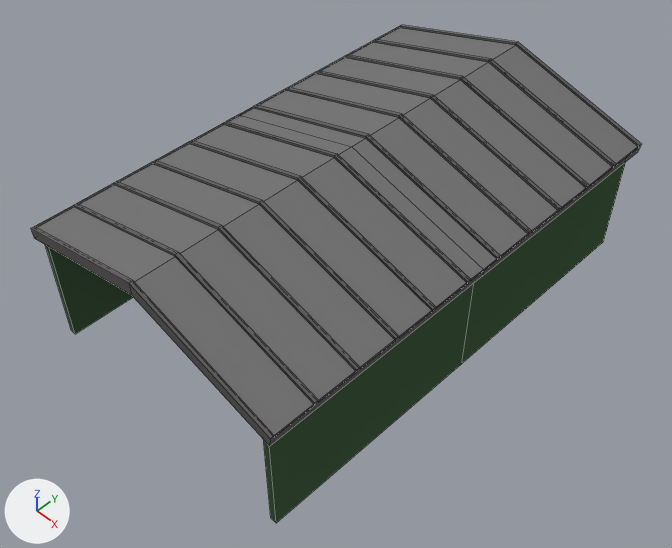
The Blender file Assets/Models/SASBuildings.blend, before and after one commit.
Before and after are seen from a 50 mm camera at (5.06, -5.28, 7.31) aimed at (0.18, -0.4, 0.36). Lighting does not change. The marker at lower left points along +X, +Y and +Z. Mesh edges are drawn as thin lines. The same objects are shown in both versions, whatever each file hides.
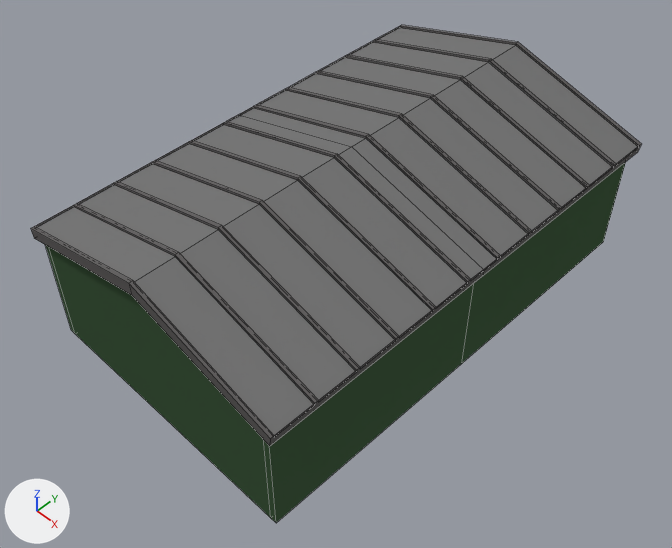
The change, as a list of edits to the scene's bpy script:
```text
Add me_cube_014:
    me_cube_014.from_pydata([(-1.55, -2.6, -0.21), (-1.55, -2.6, 1.18), (1.55, -2.6, -0.21), (1.55, -2.6, 1.18), (0.0, -2.6, -0.21), (0.0, -2.6, 1.61), (-1.55, -2.54, -0.21), (-1.55, -2.54, 1.18), (1.55, -2.54, -0.21), (1.55, -2.54, 1.18), (0.0, -2.54, -0.21), (0.0, -2.54, 1.61)], [], [(1, 5, 11, 7), (10, 11, 9, 8), (6, 7, 11, 10), (5, 3, 9, 11), (4, 0, 6, 10), (2, 4, 10, 8), (0, 4, 2, 3, 5, 1)])
    me_cube_014.materials.append(mat_walls)  # dark green #415a3f
Add ob_backwall:
    ob_backwall = bpy.data.objects.new('BackWall', me_cube_014)
    ob_backwall.location = (0.0, 0.0, 0.0)
```

What differs and where, as boxes (x1, y1, x2, y2) in the pictures (672 x 548 px):
'BackWall', added (green): after (49, 247, 271, 518)
